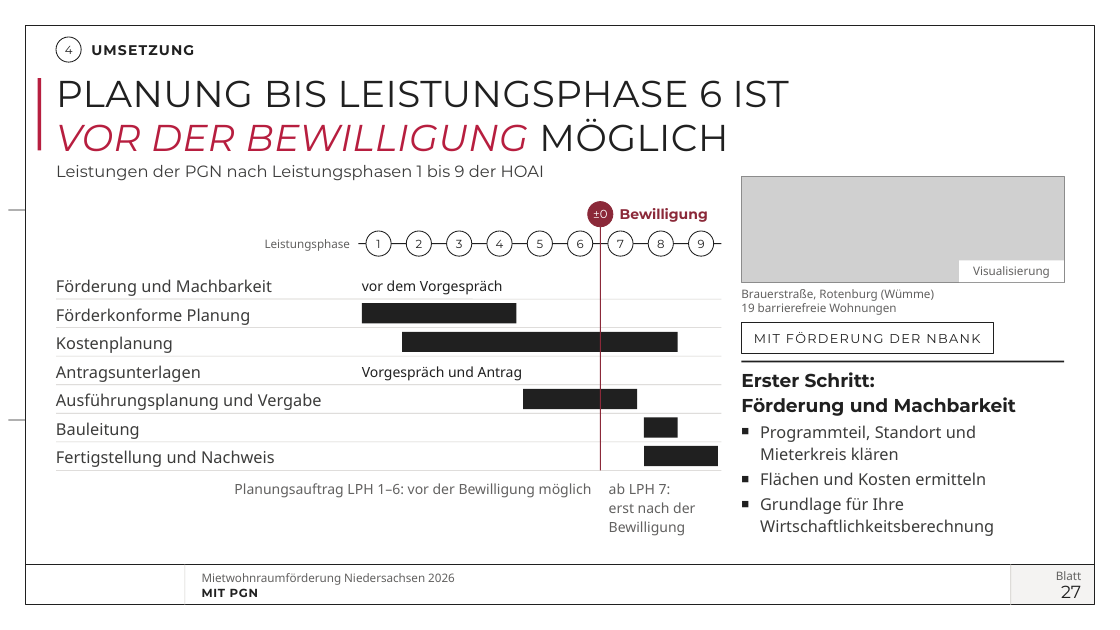
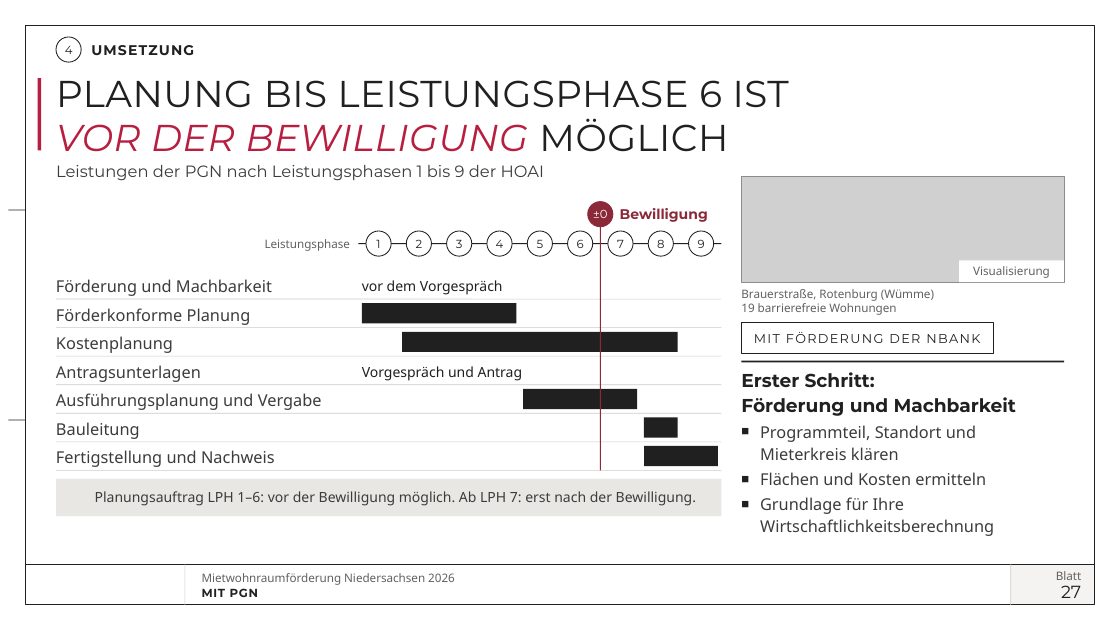
Before and after one commit to vgedaschko/NBank, a slide deck: slide 27 of praesentation/dist/PGN-Mietwohnraumfoerderung-Niedersachsen-2026-Vortrag.pptx. Drawn at 1120x630 pixels with LibreOffice and Linux fonts; fonts in the diff are those of the drawing; grey boxes stand for pictures; background and template pictures are left out. Boxes give left, top, right and bottom in pixels: in the first picture for what was removed or moved away, otherwise in the second. Text is boxed around its words. In the diff, an @@ line names an element or a change of style, - is before the commit and + after.

```diff
--- a/praesentation/dist/PGN-Mietwohnraumfoerderung-Niedersachsen-2026-Vortrag.pptx
+++ b/praesentation/dist/PGN-Mietwohnraumfoerderung-Niedersachsen-2026-Vortrag.pptx
@@ rectangle added at (56, 479, 722, 516), fill #E9E7E4 @@
@@ text at (95, 491, 696, 506): text changed; text colour #626160 to #3C3C3B @@
-Planungsauftrag LPH 1–6: vor der Bewilligung möglich
+Planungsauftrag LPH 1–6: vor der Bewilligung möglich. Ab LPH 7: erst nach der Bewilligung.
@@ text removed at (609, 483, 695, 536) @@
-ab LPH 7:
-erst nach der Bewilligung
```
Also in this commit, not shown: 5 other slides changed, 14 other files.
